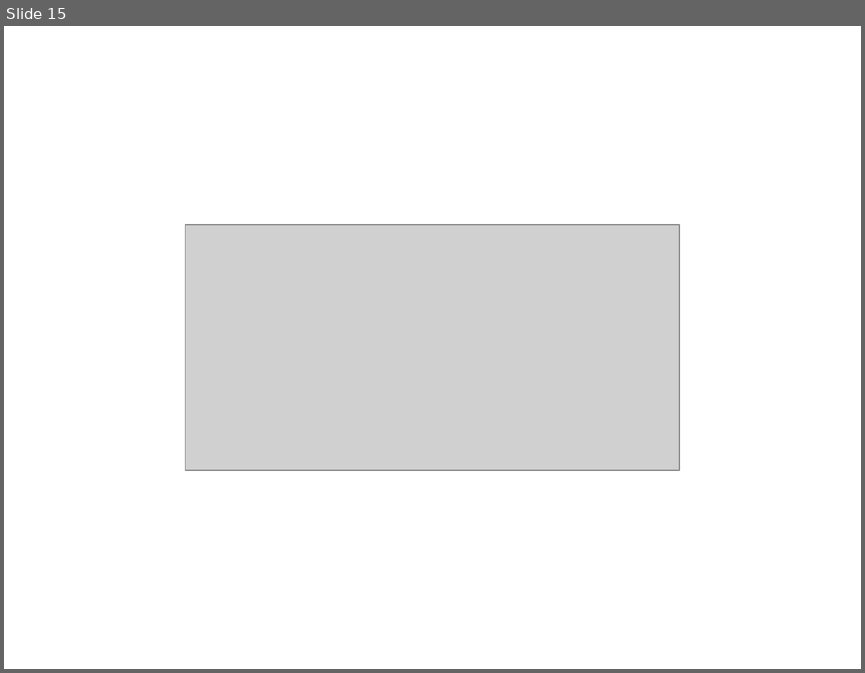
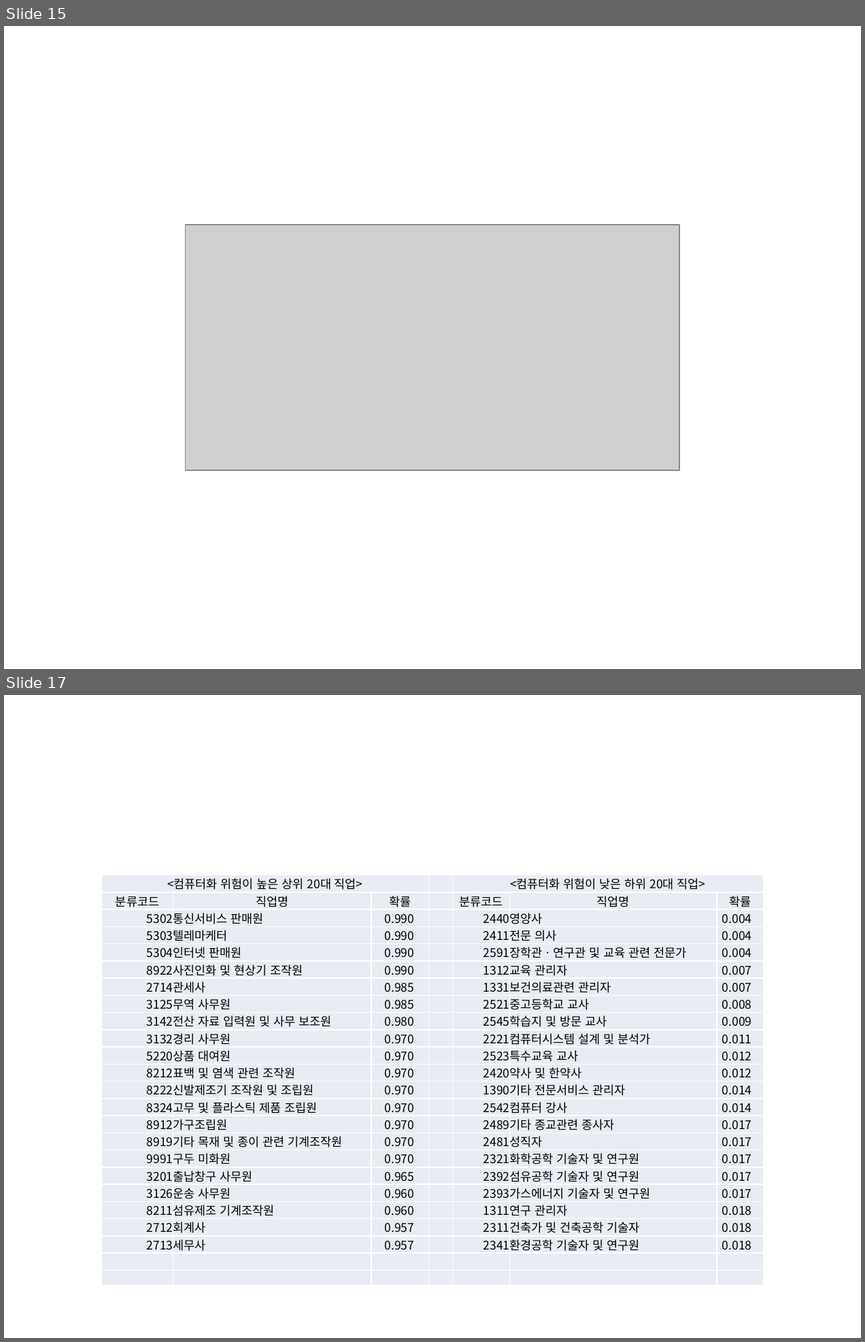
Before and after one commit to externalbrainlab/externalbrainlab.github.io, a slide deck: ppt/차트.pptx. Shown one above the other, each under a label of ours: slide 15 before the commit, slides 15 and 17 after it; the slides between them are not shown. The pictures are 865x673 and 865x1342 pixels, drawn with LibreOffice and Linux fonts; fonts in the diff are those of the drawing; grey boxes stand for pictures. Boxes give left, top, right and bottom in pixels: in the first picture for what was removed or moved away, otherwise in the second. Text is boxed around its words. In the diff, an @@ line names an element or a change of style, - is before the commit and + after.

```diff
--- a/ppt/차트.pptx
+++ b/ppt/차트.pptx
@@ slide 17 added at (4, 695, 861, 1338), background #FFFFFF @@
@@ table added at (102, 875, 763, 1253), 24 rows, 7 columns @@
+<컴퓨터화 위험이 높은 상위 20대 직업> |  |  |  | <컴퓨터화 위험이 낮은 하위 20대 직업> |  | 
+분류코드 | 직업명 | 확률 |  | 분류코드 | 직업명 | 확률
+5302 | 통신서비스 판매원 | 0.990 |  | 2440 | 영양사 | 0.004
+5303 | 텔레마케터 | 0.990 |  | 2411 | 전문 의사 | 0.004
+5304 | 인터넷 판매원 | 0.990 |  | 2591 | 장학관ㆍ연구관 및 교육 관련 전문가 | 0.004
+8922 | 사진인화 및 현상기 조작원 | 0.990 |  | 1312 | 교육 관리자 | 0.007
+2714 | 관세사 | 0.985 |  | 1331 | 보건의료관련 관리자 | 0.007
+3125 | 무역 사무원 | 0.985 |  | 2521 | 중고등학교 교사 | 0.008
+3142 | 전산 자료 입력원 및 사무 보조원 | 0.980 |  | 2545 | 학습지 및 방문 교사 | 0.009
+3132 | 경리 사무원 | 0.970 |  | 2221 | 컴퓨터시스템 설계 및 분석가 | 0.011
+5220 | 상품 대여원 | 0.970 |  | 2523 | 특수교육 교사 | 0.012
+8212 | 표백 및 염색 관련 조작원 | 0.970 |  | 2420 | 약사 및 한약사 | 0.012
+8222 | 신발제조기 조작원 및 조립원 | 0.970 |  | 1390 | 기타 전문서비스 관리자 | 0.014
+8324 | 고무 및 플라스틱 제품 조립원 | 0.970 |  | 2542 | 컴퓨터 강사 | 0.014
+8912 | 가구조립원 | 0.970 |  | 2489 | 기타 종교관련 종사자 | 0.017
+8919 | 기타 목재 및 종이 관련 기계조작원 | 0.970 |  | 2481 | 성직자 | 0.017
+9991 | 구두 미화원 | 0.970 |  | 2321 | 화학공학 기술자 및 연구원 | 0.017
+3201 | 출납창구 사무원 | 0.965 |  | 2392 | 섬유공학 기술자 및 연구원 | 0.017
+3126 | 운송 사무원 | 0.960 |  | 2393 | 가스에너지 기술자 및 연구원 | 0.017
+8211 | 섬유제조 기계조작원 | 0.960 |  | 1311 | 연구 관리자 | 0.018
+2712 | 회계사 | 0.957 |  | 2311 | 건축가 및 건축공학 기술자 | 0.018
+2713 | 세무사 | 0.957 |  | 2341 | 환경공학 기술자 및 연구원 | 0.018
+ |  |  |  |  |  | 
+ |  |  |  |  |  | 
```
Also in this commit, not shown: 1 other slide added, 5 other files.
